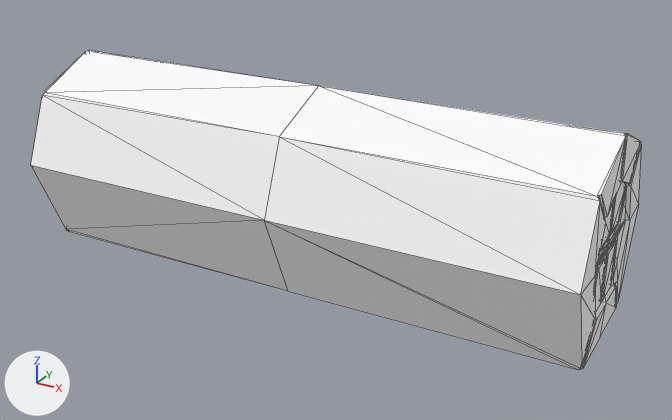
The glTF model models/timetunnel1-outside.glb, before and after one commit.
Camera for both pictures: a 50 mm lens placed at (26.84, -1.92, 11.98), pointed at (14.78, 20.01, 1.02). The lights are fixed; the arrows at lower left show +X, +Y and +Z. Mesh edges are drawn as thin lines. Where no turn or scale is listed for an object, it has been applied to the vertices. Vertices at the same position are counted once.

In view in the first picture: 'Time Tunnel.door.exit.bottom', 'Time Tunnel.outside'.
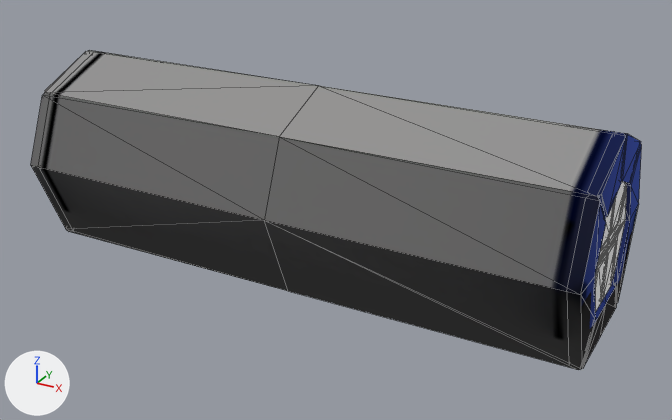
Where the change shows, as pixel boxes (x1, y1, x2, y2) in the pictures (672 x 420 px):
part 1 of me_icosphere_021, recoloured (white to grey): (31, 50, 642, 370) in both

The change in detail:
Picture 'text.timetunnel1.outside' (img_text_timetunnel1_outside) is new.
Material 'Material.timetunnel.outside.baked' (mat_material_timetunnel_outside_baked) is new.
Uses the picture img_text_timetunnel1_outside.
me_icosphere_021 is used by ob_time_tunnel_outside; location (14.18, 20.08, -0.04).
me_icosphere_021 had 135 vertices, 244 faces and spanned x -8.6..8.6, y -3.0..3.0, z -0.9..4.7.
me_icosphere_021 now has 224 vertices, 336 faces and spans x -8.6..8.6, y -3.0..3.0, z -0.9..4.7.
me_icosphere_021 part 1: 244 faces spanning x -8.6..8.6, y -3.0..3.0, z -0.9..4.7 switch from mat_material_timetunnel (white #ffffff) to mat_material_timetunnel_outside_baked.
